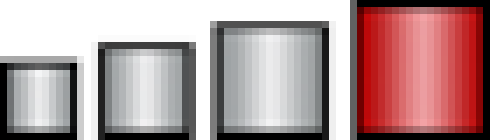
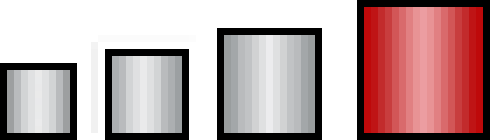
Revision of a layered 490 x 140 image; what changed, layer by layer:
painted on "Pasted Layer" over (x1=0, y1=0, x2=483, y2=140)
added layer "Pasted Layer #1" over (x1=0, y1=0, x2=483, y2=140)
